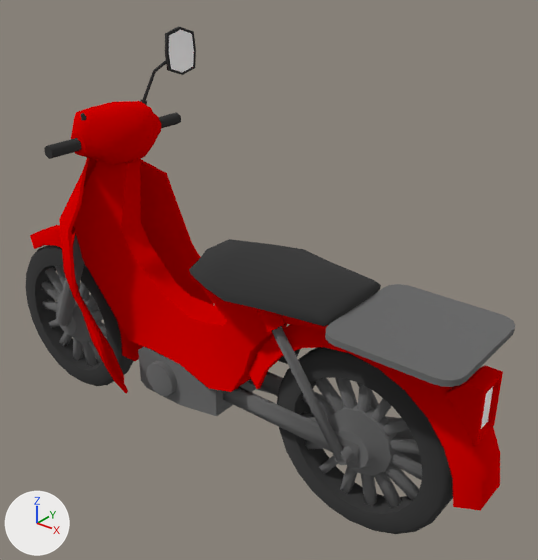
What one commit did to the Blender file Assets/_PROJECT/AssetSource/MotorcycleBase.blend.
The view is the same before and after, from a camera (50 mm lens) standing at (0.809, -1.408, 1.517) and looking at (-0.407, 0.112, 0.574). Every picture has the same lights, and +X, +Y and +Z are marked at lower left. The first picture is the older version.

The first picture shows 'Body', 'Front Fork', 'FrontWheel', 'HandleBar', 'Rear Suspension', 'RearSwingArm', 'RearWheel'.
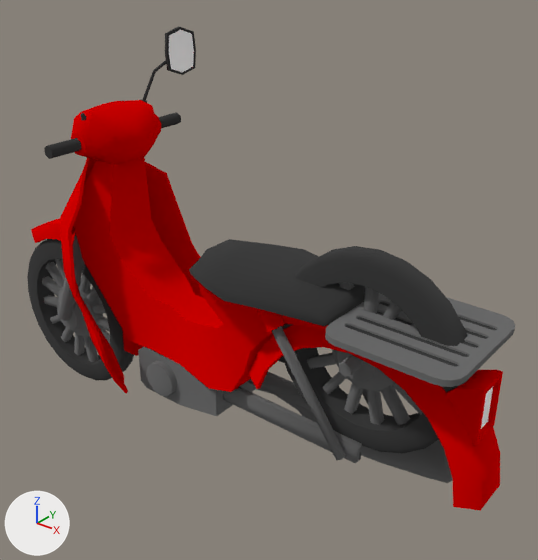
Where the newer file only moved an object's origin or applied its transform, the numbers keep the older frame.

Changed parts and their boxes (x1, y1, x2, y2) in the pictures (538 x 560 px; the box of a moved part takes in the faces that stretch with it):
'Body', reshaped: before (30, 158, 515, 511); after (59, 157, 515, 511)
'RearWheel', reshaped (11% taller): before (277, 347, 453, 534); after (282, 246, 467, 453)
'FrontWheel', reshaped, moved, turned: before (25, 245, 134, 386); after (27, 239, 134, 380)
'Rear Suspension', moved: before (272, 326, 379, 460); after (272, 326, 384, 460)
'Front Fork', reshaped, moved: before (56, 233, 92, 326); after (31, 219, 144, 356)
part 1 of me_body, deleted: before (30, 225, 144, 361)
part 2 of me_body, cut back: before (446, 365, 503, 445); after (326, 293, 515, 445)
part 3 of me_body, moved or reshaped: before (74, 159, 260, 392); after (74, 157, 260, 392)
part 4 of me_wheelfront, moved or reshaped: before (56, 292, 101, 342); after (57, 285, 103, 337)
part 5 of me_wheelfront, rebuilt (mostly hidden): before (59, 332, 72, 347); after (55, 259, 66, 281)
part 6 of me_wheelfront, rebuilt (mostly hidden): before (73, 338, 83, 360); after (79, 273, 91, 292)
part 7 of me_wheelfront, deleted (mostly hidden): before (79, 281, 90, 299)
part 8 of me_wheelfront, moved or reshaped: before (25, 245, 134, 386); after (27, 239, 134, 380)

The change, as a diff of the scene's bpy script:
```diff
--- a/Assets/_PROJECT/AssetSource/MotorcycleBase.blend.py
+++ b/Assets/_PROJECT/AssetSource/MotorcycleBase.blend.py
@@ me_body @@
-me_body.from_pydata(...)  # 782 vertices, 820 faces; spans x -1.37..0.36, y -0.25..0.25, z 0.11..0.88
+me_body.from_pydata(...)  # 789 vertices, 850 faces; spans x -1.09..0.36, y -0.25..0.25, z 0.11..0.89
+# me_body part 1: the loose piece of 100 vertices spanning x -1.37..-0.86, y -0.04..0.04, z 0.19..0.57 is deleted
+# me_body part 2: 3 vertices removed from x 0.28, y -0.05..0.05, z 0.59; 110 vertices added at x -0.01..0.31, y -0.11..0.11, z 0.57..0.66
+# me_body part 3: 24 vertices moved from x -0.93..-0.42, y -0.1..0.1, z 0.46..0.88 to x -0.93..-0.42, y -0.11..0.11, z 0.46..0.89
 me_body.materials.append(mat_motorcycle_red)
@@ me_wheelfront @@
 # used by ob_frontwheel; parent = ob_front_fork; location = (-1.3, 0.0, 0.0); rotation_euler = (0.0, 0.436, 0.0), in degrees (0, 25, 0)
-me_wheelfront.from_pydata(...)  # 398 vertices, 378 faces; spans x -0.27..0.27, y -0.057..0.057, z 0.0..0.54
+me_wheelfront.from_pydata(...)  # 398 vertices, 348 faces; spans x -0.27..0.27, y -0.057..0.057, z -0.27..0.27
+# me_wheelfront part 4: the loose piece of 86 vertices spanning x -0.1..0.1, y -0.057..0.057, z 0.17..0.37 is moved by (0.0, 0.0, -0.27)
+# me_wheelfront part 5: the loose piece of 8 vertices spanning x -0.052..0.012, y -0.013..0.013, z 0.061..0.272 is rebuilt with 8 vertices and now spans x -0.1..0.011, y -0.013..0.013, z -0.005..0.196
+# me_wheelfront part 6: the loose piece of 8 vertices spanning x -0.012..0.059, y -0.013..0.013, z 0.063..0.273 is rebuilt with 8 vertices and now spans x -0.012..0.094, y -0.013..0.013, z -0.005..0.198
+# me_wheelfront part 7: the loose piece of 8 vertices spanning x -0.016..0.012, y -0.013..0.013, z 0.27..0.48 is deleted
+# me_wheelfront part 8: 286 vertices removed from x -0.27..0.27, y -0.04..0.04, z 0.0..0.54; 294 vertices added at x -0.27..0.27, y -0.035..0.035, z -0.27..0.27
 me_wheelfront.materials.append(mat_motorcycle_black)
@@ me_front_fork @@
 # used by ob_front_fork; parent = ob_body; location = (0.0, 0.0, 0.0); rotation_euler = (0.0, 0.436, 0.0), in degrees (0, 25, 0)
-me_front_fork.from_pydata(...)  # 40 vertices, 48 faces; spans x -0.022..0.022, y -0.095..0.095, z 0.275..0.75
+me_front_fork.from_pydata(...)  # 140 vertices, 146 faces; spans x -0.281..0.314, y -0.095..0.095, z 0.005..0.45
+# me_front_fork part 9: 40 vertices removed from x -0.022..0.022, y -0.095..0.095, z 0.275..0.75; 140 vertices added at x -0.281..0.314, y -0.095..0.095, z 0.005..0.45
 me_front_fork.materials.append(mat_motorcycle_grey)
+me_front_fork.materials.append(mat_motorcycle_black)
+me_front_fork.materials.append(mat_motorcycle_red)
@@ ob_frontwheel @@
 ob_frontwheel.parent = ob_front_fork
-ob_frontwheel.matrix_parent_inverse = Matrix(((0.906, 0.0, -0.423, 1.178), (0.0, 1.0, 0.0, 0.0), (0.423, 0.0, 0.906, 0.549), (0.0, 0.0, 0.0, 1.0)))
-ob_frontwheel.location = (-1.3, 0.0, 0.0)
-ob_frontwheel.rotation_euler = (0.0, 0.436, 0.0)  # degrees (0, 25, 0)
+ob_frontwheel.matrix_parent_inverse = Matrix(((0.906, 0.0, -0.423, 1.179), (0.0, 1.0, 0.0, 0.0), (0.423, 0.0, 0.906, 0.252), (0.0, 0.0, 0.0, 1.0)))
+ob_frontwheel.location = (-1.175, 0.0, 0.27)
@@ ob_rear_suspension @@
 ob_rear_suspension.matrix_parent_inverse = Matrix(((1.0, 0.0, 0.0, -1.3), (0.0, 1.0, 0.0, 0.0), (0.0, 0.0, 1.0, 0.0), (0.0, 0.0, 0.0, 1.0)))
-ob_rear_suspension.location = (1.3, 0.0, 0.0)
+ob_rear_suspension.location = (1.3, 0.0, 0.27)
 ob_rear_suspension.rotation_euler = (0.0, -0.611, 0.0)  # degrees (0, -35, 0)
@@ ob_front_fork @@
 ob_front_fork.matrix_parent_inverse = Matrix(((1.0, 0.0, 0.0, -1.3), (0.0, 1.0, 0.0, 0.0), (0.0, 0.0, 1.0, 0.0), (0.0, 0.0, 0.0, 1.0)))
-ob_front_fork.location = (0.0, 0.0, 0.0)
+ob_front_fork.location = (0.125, 0.0, 0.27)
 ob_front_fork.rotation_euler = (0.0, 0.436, 0.0)  # degrees (0, 25, 0)
```
